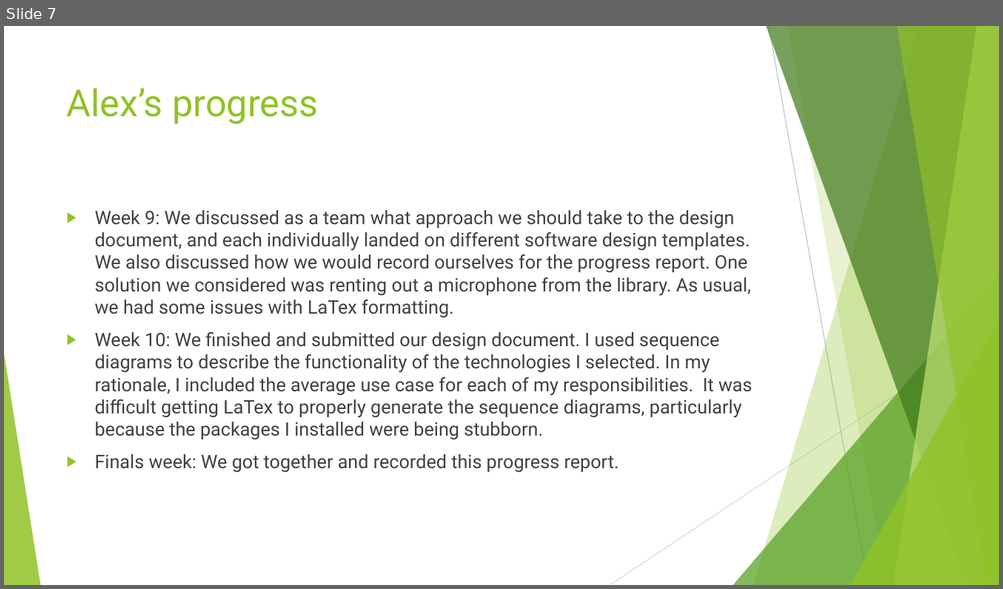
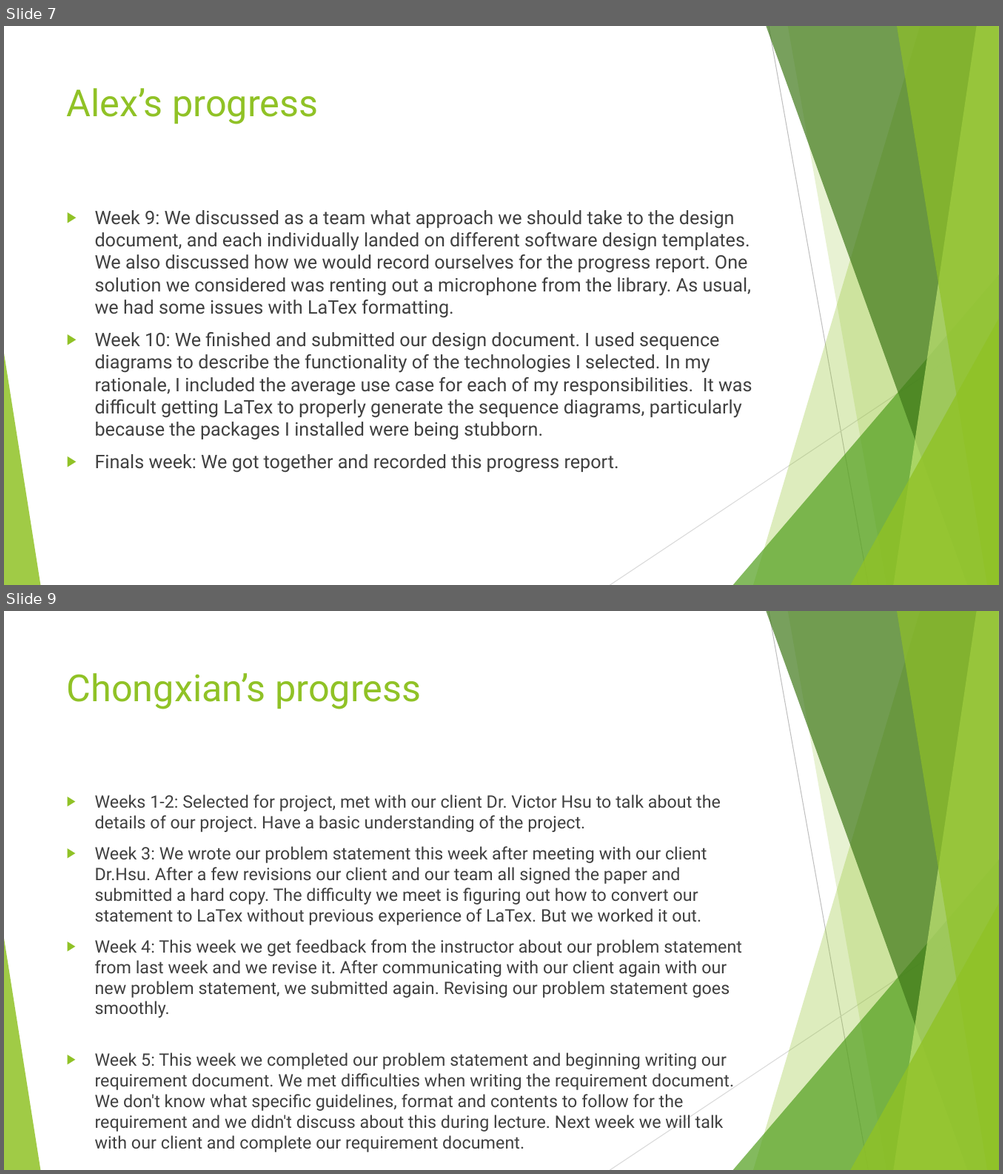
Before and after one commit to AlexDCraig/senior-capstone-project, a slide deck: progressreport/progressreport.pptx. Shown one above the other, each under a label of ours: slide 7 before the commit, slides 7 and 9 after it; the slides between them are not shown. The pictures are 1003x589 and 1003x1174 pixels, drawn with LibreOffice and Linux fonts; fonts in the diff are those of the drawing. Boxes give left, top, right and bottom in pixels: in the first picture for what was removed or moved away, otherwise in the second. Text is boxed around its words. In the diff, an @@ line names an element or a change of style, - is before the commit and + after.

```diff
--- a/progressreport/progressreport.pptx
+++ b/progressreport/progressreport.pptx
@@ slide 9 added at box(4, 611, 999, 1170), background #FFFFFF; not listed: 10 template elements that a slide beside it also shows @@
@@ title added at box(67, 673, 421, 709), 36 pt, text #90C226 @@
+Chongxian’s progress
@@ text added at box(95, 795, 742, 1153), 16.6 pt, text #404040 @@
+▶ Weeks 1-2: Selected for project, met with our client Dr. Victor Hsu to talk about the details of our project. Have a basic understanding of the project.
+▶ Week 3: We wrote our problem statement this week after meeting with our client Dr.Hsu. After a few revisions our client and our team all signed the paper and submitted a hard copy. The difficulty we meet is figuring out how to convert our statement to LaTex without previous experience of LaTex. But we worked it out.
+▶ Week 4: This week we get feedback from the instructor about our problem statement from last week and we revise it. After communicating with our client again with our new problem statement, we submitted again. Revising our problem statement goes smoothly.
+▶ Week 5: This week we completed our problem statement and beginning writing our requirement document. We met difficulties when writing the requirement document. We don't know what specific guidelines, format and contents to follow for the requirement and we didn't discuss about this during lecture. Next week we will talk with our client and complete our requirement document.
```
Also in this commit, not shown: 1 slide changed, 7 other slides added, 1 other file.
